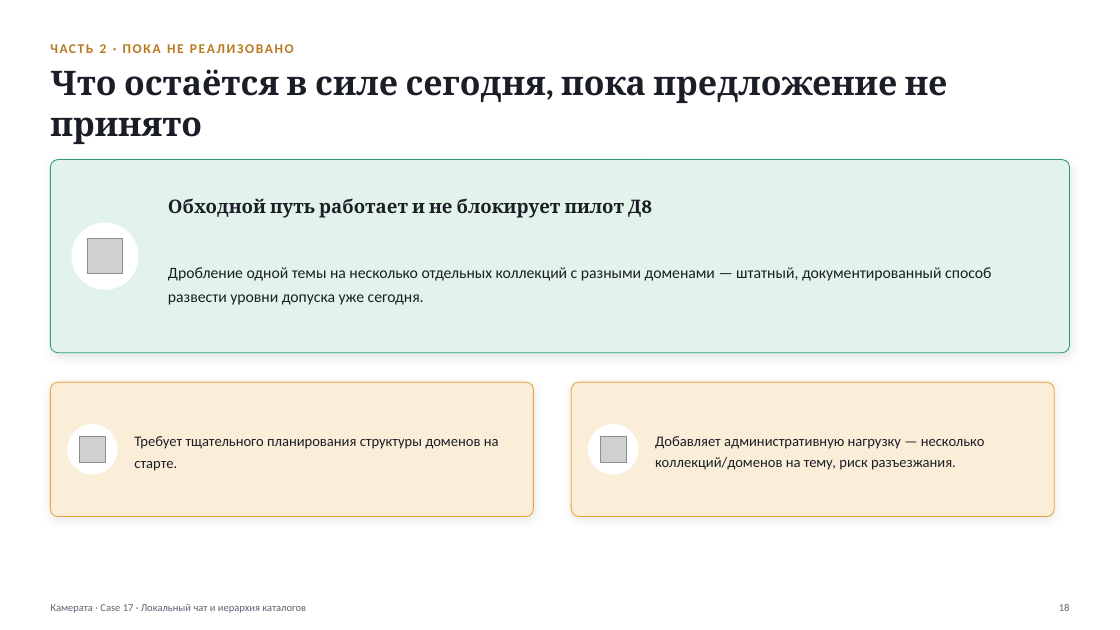
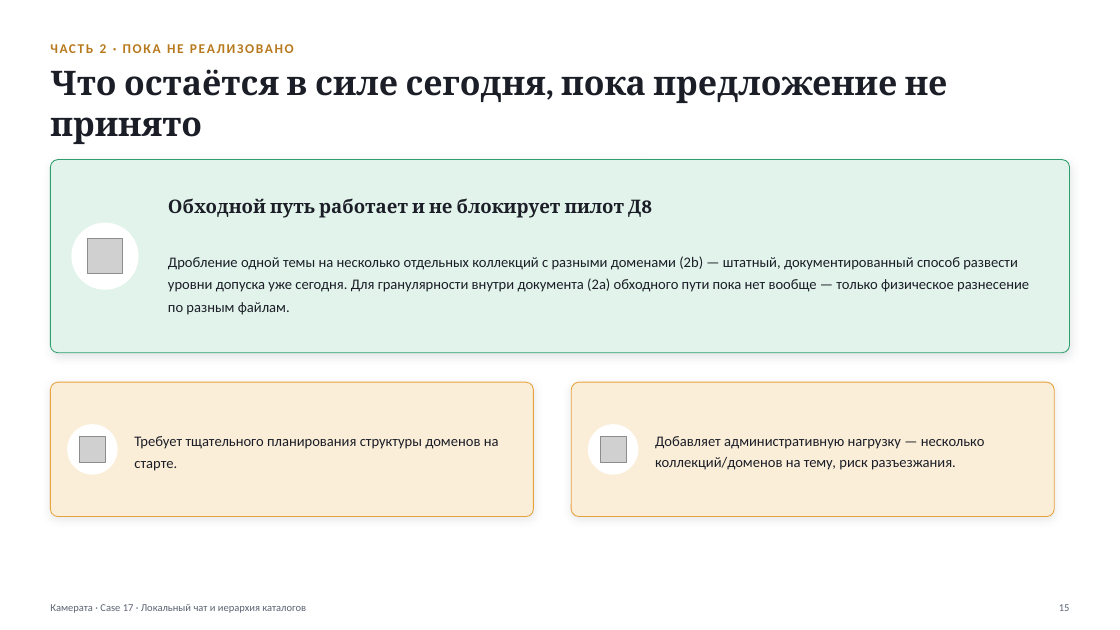
Before and after one commit to vladilslavandrosov-prog/job-RAG, a slide deck: slide 15 of docs/presentations/case-17-lokalny-chat-i-ierarhiya-katalogov.pptx (slide 18 before the commit). Drawn at 1120x630 pixels with LibreOffice and Linux fonts; fonts in the diff are those of the drawing; grey boxes stand for pictures. Boxes give left, top, right and bottom in pixels: in the first picture for what was removed or moved away, otherwise in the second. Text is boxed around its words. In the diff, an @@ line names an element or a change of style, - is before the commit and + after.

```diff
--- a/docs/presentations/case-17-lokalny-chat-i-ierarhiya-katalogov.pptx
+++ b/docs/presentations/case-17-lokalny-chat-i-ierarhiya-katalogov.pptx
@@ text at (168,256,1029,315): text changed; size 13.5 to 12.5 pt @@
-Дробление одной темы на несколько отдельных коллекций с разными доменами — штатный, документированный способ развести уровни допуска уже сегодня.
+Дробление одной темы на несколько отдельных коллекций с разными доменами (2b) — штатный, документированный способ развести уровни допуска уже сегодня. Для гранулярности внутри документа (2a) обходного пути пока нет вообще — только физическое разнесение по разным файлам.
```
Also in this commit, not shown: 13 other slides changed, 1 slide added, 4 slides removed.
